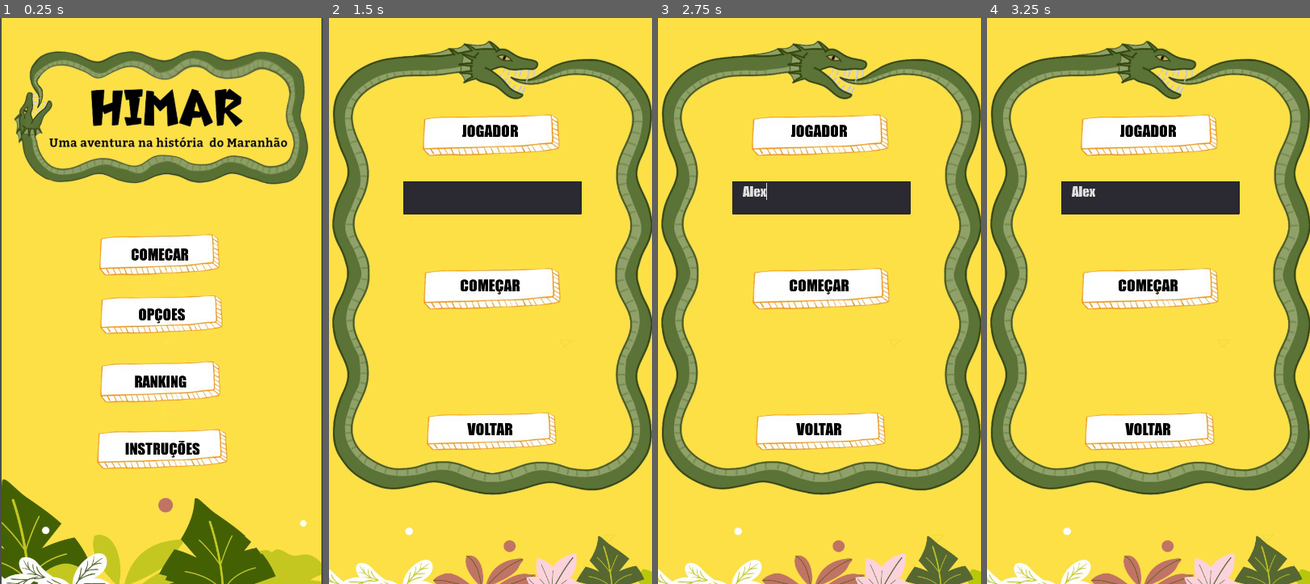
Above: before the commit, frames 1-4 (left to right).
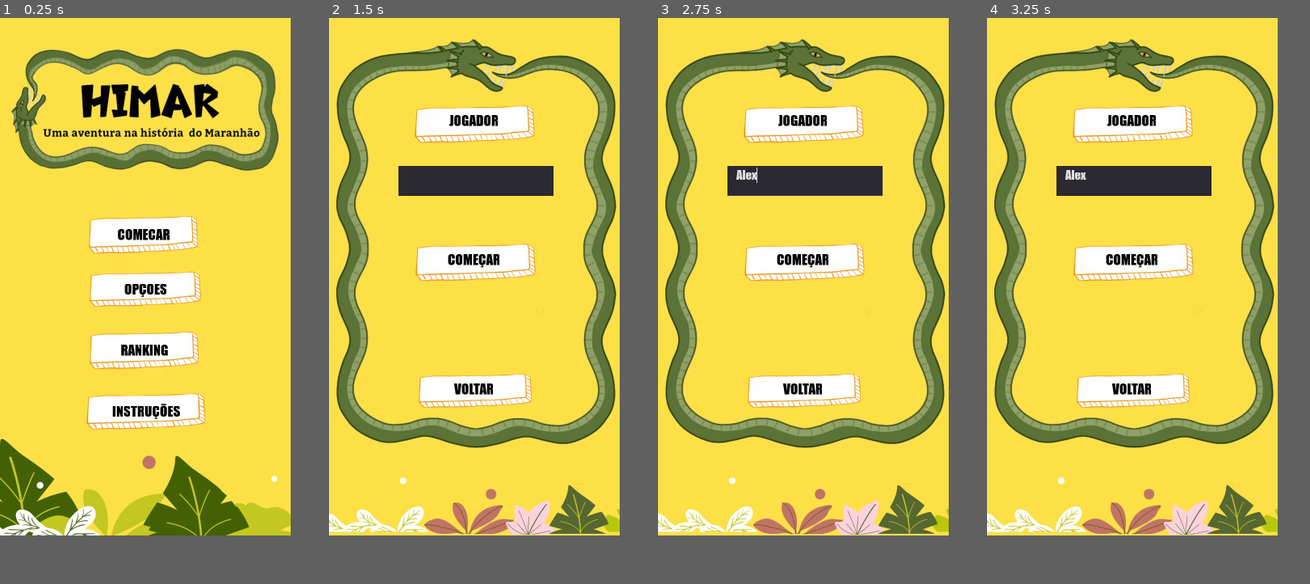
Above: after the commit, the same moments.

Repository: hpatryck/Jogo-HIMAR
Game: Godot game, scene res://Cenas/menu.tscn
Same seed, same stepped clock (60 frames per second), same inputs: the game is played once before the commit and once after it.
Inputs (mouse positions are in pixels of both pictures, inside the frame that each line leads up to):
- Up to frame 1 (0.25 s): no input
- Up to frame 2 (1.5 s): click (490, 255) at 0.5 s; click (490, 159) at 1.25 s
- Up to frame 3 (2.75 s): click (822, 199) at 2.02 s; type "Alex" at 2.1 s
- Up to frame 4 (3.25 s): click (1148, 136) at 2.75 s
In our replay, the window is 400x700 before the commit and 360x640 after it. These sizes can differ from the game's own. Grey fills any space a smaller window leaves; there, only what the larger window draws over its background counts as a difference.

The runs differ from the first frame. In frame 1, 41% of the frame differs, in the area x 0-100%, y 0-100%; in frame 2, 42%; in frame 3, 42%, in the area x 0-100%, y 3-100%; in frame 4, 42%.

Commit message:
Mudei o tamanho da tela e coloquei os botões

Diff:
--- a/Cenas/Cazumbar.tscn
+++ b/Cenas/Cazumbar.tscn
@@ -1,73 +1,130 @@
-[gd_scene load_steps=3 format=2]
+[gd_scene load_steps=12 format=2]
 
 [ext_resource path="res://Materiais/Imagens/Cazumbar.png" type="Texture" id=1]
 [ext_resource path="res://Cenas/CazumbarSc.gd" type="Script" id=2]
+[ext_resource path="res://Materiais/Botões/botãoAoClicar.png" type="Texture" id=3]
+[ext_resource path="res://Materiais/Botões/BotaoClique.png" type="Texture" id=4]
+[ext_resource path="res://Materiais/Botões/botão.png" type="Texture" id=5]
+[ext_resource path="res://Materiais/fonts/BRITANIC.TTF" type="DynamicFontData" id=6]
+
+[sub_resource type="DynamicFont" id=5]
+size = 35
+font_data = ExtResource( 6 )
+
+[sub_resource type="DynamicFont" id=1]
+size = 30
+font_data = ExtResource( 6 )
+
+[sub_resource type="DynamicFont" id=2]
+size = 35
+font_data = ExtResource( 6 )
+
+[sub_resource type="DynamicFont" id=3]
+size = 35
+font_data = ExtResource( 6 )
+
+[sub_resource type="DynamicFont" id=4]
+size = 35
+font_data = ExtResource( 6 )
 
 [node name="Cazumbar" type="Sprite"]
+scale = Vector2( 0.5, 0.5 )
 texture = ExtResource( 1 )
 centered = false
 script = ExtResource( 2 )
 
 [node name="Voltar" type="TextureButton" parent="."]
-margin_left = 8.0
-margin_top = 9.0
-margin_right = 116.0
-margin_bottom = 58.0
+margin_left = 24.0
+margin_top = 10.0
+margin_right = 274.0
+margin_bottom = 115.0
+texture_normal = ExtResource( 5 )
+texture_pressed = ExtResource( 3 )
+texture_hover = ExtResource( 4 )
+expand = true
+
+[node name="Label" type="Label" parent="Voltar"]
+margin_top = 14.0
+margin_right = 244.0
+margin_bottom = 84.0
+custom_fonts/font = SubResource( 5 )
+align = 1
+valign = 1
 
 [node name="Opt1" type="TextureButton" parent="."]
-margin_left = 50.0
-margin_top = 141.0
-margin_right = 159.0
-margin_bottom = 191.0
+margin_left = 90.0
+margin_top = 250.0
+margin_right = 354.0
+margin_bottom = 331.0
+texture_normal = ExtResource( 5 )
+texture_pressed = ExtResource( 3 )
+texture_hover = ExtResource( 4 )
+expand = true
 
-[node name="Opt2" type="TextureButton" parent="."]
-margin_left = 51.0
-margin_top = 214.0
-margin_right = 162.0
-margin_bottom = 268.0
-
-[node name="Opt3" type="TextureButton" parent="."]
-margin_left = 49.0
-margin_top = 290.0
-margin_right = 161.0
-margin_bottom = 343.0
-
-[node name="Opt4" type="TextureButton" parent="."]
-margin_left = 48.0
-margin_top = 359.0
-margin_right = 161.0
-margin_bottom = 410.0
-
-[node name="Label" type="Label" parent="."]
-margin_left = 63.0
-margin_top = 152.0
-margin_right = 148.0
-margin_bottom = 182.0
+[node name="Label" type="Label" parent="Opt1"]
+margin_left = 2.0
+margin_top = 4.0
+margin_right = 246.0
+margin_bottom = 62.0
+custom_fonts/font = SubResource( 1 )
 text = "Arroz"
 align = 1
 valign = 1
 
-[node name="Label2" type="Label" parent="."]
-margin_left = 59.0
-margin_top = 223.0
-margin_right = 156.0
-margin_bottom = 256.0
+[node name="Opt2" type="TextureButton" parent="."]
+margin_left = 90.0
+margin_top = 390.0
+margin_right = 356.0
+margin_bottom = 482.0
+texture_normal = ExtResource( 5 )
+texture_pressed = ExtResource( 3 )
+texture_hover = ExtResource( 4 )
+expand = true
+
+[node name="Label2" type="Label" parent="Opt2"]
+margin_left = 4.0
+margin_top = 8.0
+margin_right = 252.0
+margin_bottom = 68.0
+custom_fonts/font = SubResource( 2 )
 align = 1
 valign = 1
 
-[node name="Label3" type="Label" parent="."]
-margin_left = 58.0
-margin_top = 300.0
-margin_right = 156.0
-margin_bottom = 333.0
+[node name="Opt3" type="TextureButton" parent="."]
+margin_left = 90.0
+margin_top = 516.0
+margin_right = 360.0
+margin_bottom = 604.0
+texture_normal = ExtResource( 5 )
+texture_pressed = ExtResource( 3 )
+texture_hover = ExtResource( 4 )
+expand = true
+
+[node name="Label3" type="Label" parent="Opt3"]
+margin_left = 2.0
+margin_top = 10.0
+margin_right = 252.0
+margin_bottom = 68.0
+custom_fonts/font = SubResource( 3 )
 align = 1
 valign = 1
 
-[node name="Label4" type="Label" parent="."]
-margin_left = 57.0
-margin_top = 370.0
-margin_right = 155.0
-margin_bottom = 405.0
+[node name="Opt4" type="TextureButton" parent="."]
+margin_left = 90.0
+margin_top = 648.0
+margin_right = 360.0
+margin_bottom = 739.0
+texture_normal = ExtResource( 5 )
+texture_pressed = ExtResource( 3 )
+texture_hover = ExtResource( 4 )
+expand = true
+
+[node name="Label4" type="Label" parent="Opt4"]
+margin_left = 6.0
+margin_top = 10.0
+margin_right = 256.0
+margin_bottom = 64.0
+custom_fonts/font = SubResource( 4 )
 align = 1
 valign = 1
 
--- a/Cenas/CazumbarSc.gd
+++ b/Cenas/CazumbarSc.gd
@@ -15,12 +15,14 @@
 	current = file.get_as_text().split(":")[1].split(";")[0]
 	print(current)
 	var cor = Color(0, 0, 0, 1)
-	$Label.modulate = cor
-	$Label2.modulate = cor
-	$Label3.modulate = cor
-	$Label.text = (path[current][0])
-	$Label2.text = (path[current][1])
-	$Label3.text = (path[current][2])
+	$Voltar/Label.text = "Voltar"
+	$Voltar/Label.modulate = cor
+	$Opt1/Label.modulate = cor
+	$Opt2/Label2.modulate = cor
+	$Opt3/Label3.modulate = cor
+	$Opt1/Label.text = (path[current][0])
+	$Opt2/Label2.text = (path[current][1])
+	$Opt3/Label3.text = (path[current][2])
 
 
 func saveCurrent(current):
--- a/Scripts/instrucoes.gd
+++ b/Cenas/Controlvideo.gd
@@ -1,10 +1,8 @@
-extends Sprite
-
+extends Control
 
 func _ready():
-	pass
+	pass # Replace with function body.
 
-
-func _on_TextureButton_pressed():
+func _on_Timer_timeout():
 	get_tree().change_scene("res://Cenas/menu.tscn"  )
 	pass # Replace with function body.
--- /dev/null
+++ b/Cenas/Controlvideo.tscn
@@ -0,0 +1,20 @@
+[gd_scene load_steps=3 format=2]
+
+[ext_resource path="res://Materiais/Videos/WhatsApp Video 2022-03-22 at 11.32.25 (video-converter.com) (1).webm" type="VideoStream" id=1]
+[ext_resource path="res://Cenas/Controlvideo.gd" type="Script" id=2]
+
+[node name="Control" type="Control"]
+anchor_right = 1.0
+anchor_bottom = 1.0
+script = ExtResource( 2 )
+
+[node name="Timer" type="Timer" parent="."]
+autostart = true
+
+[node name="VideoPlayer" type="VideoPlayer" parent="."]
+margin_right = 398.0
+margin_bottom = 701.0
+stream = ExtResource( 1 )
+autoplay = true
+
+[connection signal="timeout" from="Timer" to="." method="_on_Timer_timeout"]
--- a/Cenas/Dicas.gd
+++ b/Cenas/Dicas.gd
@@ -1,15 +1,16 @@
 extends Node2D
 
 func _ready():
-	#$Label.rect_position = Vector2(-79,160)
-	$tela_fundo.position = Vector2(30,12)
-	$tela_fundo.scale = Vector2(0.8,0.8)
-	$cazumbar/Label.text = "CAZUMBAR"
-	$voltar/Label.text = "VOLTAR"
-	$cazumbar/Label.modulate = Color(0,0,0,1)
-	$voltar/Label.modulate = Color(0,0,0,1)
-	$tela_fundo.position= Vector2(0,0)
-	$tela_fundo.scale= Vector2(1.2,1.2)
+
+	$tela_fundo/cazumbar.rect_position = Vector2(-300,-600)
+	$tela_fundo/cazumbar/Label.modulate = Color(0,0,0,1)
+	$tela_fundo/cazumbar/Label.text = "CAZUMBAR"
+
+	$tela_fundo/voltar.rect_position = Vector2(50,-600)
+	$tela_fundo/Label.rect_position= Vector2(-270,90)
+	$tela_fundo/voltar/Label.text = "VOLTAR"
+
+	$tela_fundo/voltar/Label.modulate = Color(0,0,0,1)
 
 func _on_cazumbar_pressed():
 
@@ -18,7 +19,8 @@
 
 
 func _on_voltar_pressed():
-	get_tree().change_scene( "res://Cenas/Epoca.tscn" )
+	get_tree().change_scene( "res://Cenas/Epoca.tscn")
 	pass # Replace with function body.
+
 func _process(delta):
 	pass
--- a/Cenas/Epoca.gd
+++ b/Cenas/Epoca.gd
@@ -3,31 +3,31 @@
 onready var timer := $Timer as Timer
 
 const mapa ={
-	"0": ["res://Materiais/Imagens/mapa/imagem1.png", ],
+	"0": ["res://Materiais/Imagens/mapa/tela_grajau.jpg" ],
 	"1928": ["res://Materiais/Imagens/mapa/imagem2.png"],
 	"1950": ["res://Materiais/Imagens/mapa/imagem3.png"],
 	"1988": ["res://Materiais/Imagens/mapa/imagem4.png"],
 	"1900": ["res://Materiais/Imagens/mapa/imagem5.png"],
 	}
 const botao ={
-	"0": [Vector2(70,150), Vector2(240,300),Vector2(170,470)],
-	"1928":[Vector2(240,170), Vector2(50,240),Vector2(200,430)],
-	"1950":[Vector2(200,100), Vector2(45,180),Vector2(230,450)],
-	"1988":[Vector2(80,200),Vector2(230,280),Vector2(40,412)],
-	"1900":[Vector2(160,125),Vector2(15,235),Vector2(158,437)]
+	"0": [Vector2(200,300), Vector2(420,600),Vector2(45,800)],
+	"1928":[Vector2(470,325), Vector2(92,434),Vector2(340,780)],
+	"1950":[Vector2(440,230), Vector2(92,365),Vector2(425,820)],
+	"1988":[Vector2(200,315),Vector2(470,480),Vector2(92,750)],
+	"1900":[Vector2(322,176),Vector2(65,410),Vector2(290,730)]
 }
 
 const size_b = {
-	"0": [ Vector2(125,90),Vector2(100,140),Vector2(100,140)],
-	"1928": [Vector2(140,150),Vector2(140,150),Vector2(140,150)],
-	"1950" : [Vector2(130,100),Vector2(70,220),Vector2(130,100)],
-	"1988": [Vector2(110,160),Vector2(110,130),Vector2(110,130)],
-	"1900": [Vector2(110,110),Vector2(110,110),Vector2(160,90)]
+	"0": [ Vector2(190,260),Vector2(265,175),Vector2(270,190)],
+	"1928": [Vector2(188,260),Vector2(270,280),Vector2(265,210)],
+	"1950" : [Vector2(190,260),Vector2(270,280),Vector2(260,210)],
+	"1988": [Vector2(188,280),Vector2(188,260),Vector2(260,210)],
+	"1900": [Vector2(188,282),Vector2(188,260),Vector2(262,210)]
 }
 
 const telaf ={
 	"0": [
-	"res://Materiais/Imagens/cenario_dica/tela1d1.png",
+	"res://Materiais/Imagens/dica_1.jpeg",
 	"res://Materiais/Imagens/cenario_dica/tela1d2.png",
 	"res://Materiais/Imagens/cenario_dica/tela1d3.png"
 	],
@@ -66,20 +66,31 @@
 ]
 
 onready var tela = $tela_dica/tela_fundo
-onready var pers = $tela_dica/personagem
-onready var dica = $tela_dica/Label
+onready var pers = $tela_dica/tela_fundo/personagem
+onready var dica = $tela_dica/tela_fundo/Label
 var op = 0
 var ep =0
 
 func _ready():
+	$tela_dica/tela_fundo.position = Vector2(360,625)
+	$tela_dica/tela_fundo.scale = Vector2(1,1)
 
 	timer.start()
-	$Label.modulate = Color(0, 0, 0, 1)
-	$Label2.modulate = Color(0, 0, 0, 1)
+	$Cazumbar.rect_size= Vector2(300,90)
+	$Cazumbar.rect_position= Vector2(60,40)
+	$Cazumbar/Label.modulate = Color(0, 0, 0, 1)
+	$Cazumbar/Label.text = "Cazumbar"
+
+	$Voltar.rect_size= Vector2(300,90)
+	$Voltar.rect_position= Vector2(400,40)
+	$Voltar/Label2.modulate = Color(0, 0, 0, 1)
+	$Voltar/Label2.text = "Voltar"
+
+	$Label3.rect_position= Vector2(60,200)
 	$Label3.modulate = Color(0, 0, 0, 1)
-	$Label.text = "Cazumbar"
-	$Label2.text = "Voltar"
-	$tela_dica/Label.modulate = Color(0, 0, 0, 3)
+
+
+	$tela_dica/tela_fundo/Label.modulate = Color(0, 0, 0, 3)
 	var file = File.new()
 	file.open("res://Player.txt", File.READ)
 	$Label3.text = "Estamos em " + file.get_as_text().split(":")[1].split(";")[0]
@@ -102,6 +113,7 @@
 #var centro = false
 
 func _process(delta):
+
 	if move:
 		if b1:
 			$player.move_and_collide($player.position.direction_to(d1())*3)
@@ -147,7 +159,6 @@
 
 
 func _on_Dica2_pressed():
-	#centro = true
 	op = 1
 	b2 = true
 	d2()
@@ -167,7 +178,7 @@
 
 func _on_Timer_timeout():
 	$Timer.wait_time = 0.1
-	$tela_dica/Label.visible_characters = $tela_dica/Label.visible_characters+3
+	$tela_dica/tela_fundo/Label.visible_characters = $tela_dica/tela_fundo/Label.visible_characters+3
 
 func _on_Button_pressed():
 	get_tree().change_scene( "res://Cenas/grajau0-2.tscn")
@@ -182,5 +193,4 @@
 func mostrar_dica():
 	$tela_dica.visible = is_visible_in_tree()
 	tela.texture = load(telaf[ep][op])
-	#pers.texture = load(personagem[op])
 	dica.text = texto[op]
--- a/Cenas/Epoca.tscn
+++ b/Cenas/Epoca.tscn
@@ -1,73 +1,105 @@
-[gd_scene load_steps=7 format=2]
+[gd_scene load_steps=14 format=2]
 
 [ext_resource path="res://Materiais/Imagens/mapa/imagem5.png" type="Texture" id=1]
 [ext_resource path="res://Cenas/Epoca.gd" type="Script" id=2]
 [ext_resource path="res://Cenas/grajau0-1.tscn" type="PackedScene" id=3]
 [ext_resource path="res://Cenas/player.tscn" type="PackedScene" id=4]
 [ext_resource path="res://Cenas/direcao.tscn" type="PackedScene" id=5]
+[ext_resource path="res://Materiais/Botões/botãoAoClicar.png" type="Texture" id=6]
+[ext_resource path="res://Materiais/Botões/BotaoClique.png" type="Texture" id=7]
+[ext_resource path="res://Materiais/Botões/botão.png" type="Texture" id=8]
+[ext_resource path="res://Materiais/fonts/BRITANIC.TTF" type="DynamicFontData" id=10]
+
+[sub_resource type="DynamicFont" id=2]
+size = 35
+font_data = ExtResource( 10 )
+
+[sub_resource type="DynamicFont" id=3]
+size = 35
+font_data = ExtResource( 10 )
+
+[sub_resource type="DynamicFont" id=4]
+size = 40
+font_data = ExtResource( 10 )
 
 [sub_resource type="CircleShape2D" id=1]
 radius = 23.0868
 
 [node name="Epocas" type="Sprite"]
+position = Vector2( 1, 1 )
+scale = Vector2( 0.5, 0.5 )
 texture = ExtResource( 1 )
 centered = false
 script = ExtResource( 2 )
 
-[node name="Label" type="Label" parent="."]
-margin_left = 30.0
-margin_top = 21.0
-margin_right = 145.0
-margin_bottom = 49.0
+[node name="Dica1" type="TextureButton" parent="."]
+margin_left = 322.0
+margin_top = 176.0
+margin_right = 510.0
+margin_bottom = 458.0
+expand = true
+
+[node name="Dica2" type="TextureButton" parent="."]
+margin_left = 66.0
+margin_top = 410.0
+margin_right = 254.0
+margin_bottom = 669.0
+expand = true
+
+[node name="Dica3" type="TextureButton" parent="."]
+margin_left = 290.0
+margin_top = 794.0
+margin_right = 552.0
+margin_bottom = 1002.0
+expand = true
+
+[node name="Cazumbar" type="TextureButton" parent="."]
+margin_left = 134.0
+margin_top = 24.0
+margin_right = 294.0
+margin_bottom = 74.0
+texture_normal = ExtResource( 8 )
+texture_pressed = ExtResource( 6 )
+texture_hover = ExtResource( 7 )
+expand = true
+
+[node name="Label" type="Label" parent="Cazumbar"]
+margin_left = 26.0
+margin_top = 10.0
+margin_right = 146.0
+margin_bottom = 48.0
+custom_fonts/font = SubResource( 2 )
 align = 1
 valign = 1
 __meta__ = {
 "_editor_description_": ""
 }
 
-[node name="Label2" type="Label" parent="."]
-margin_left = 232.0
+[node name="Voltar" type="TextureButton" parent="."]
+margin_left = 440.0
 margin_top = 24.0
-margin_right = 370.0
-margin_bottom = 52.0
+margin_right = 592.0
+margin_bottom = 75.0
+texture_normal = ExtResource( 8 )
+texture_pressed = ExtResource( 6 )
+texture_hover = ExtResource( 7 )
+expand = true
+
+[node name="Label2" type="Label" parent="Voltar"]
+margin_left = 20.0
+margin_top = 12.0
+margin_right = 146.0
+margin_bottom = 48.0
+custom_fonts/font = SubResource( 3 )
 align = 1
 valign = 1
 
-[node name="Dica1" type="TextureButton" parent="."]
-margin_left = 179.0
-margin_top = 451.0
-margin_right = 345.0
-margin_bottom = 536.0
-
-[node name="Dica2" type="TextureButton" parent="."]
-margin_left = 44.0
-margin_top = 237.0
-margin_right = 183.0
-margin_bottom = 352.0
-
-[node name="Dica3" type="TextureButton" parent="."]
-margin_left = 55.0
-margin_top = 213.0
-margin_right = 205.0
-margin_bottom = 346.0
-
-[node name="Cazumbar" type="TextureButton" parent="."]
-margin_left = 24.0
-margin_top = 11.0
-margin_right = 150.0
-margin_bottom = 58.0
-
-[node name="Voltar" type="TextureButton" parent="."]
-margin_left = 224.0
-margin_top = 11.0
-margin_right = 376.0
-margin_bottom = 62.0
-
 [node name="Label3" type="Label" parent="."]
-margin_left = 85.0
-margin_top = 103.0
-margin_right = 309.0
-margin_bottom = 149.0
+margin_left = 46.0
+margin_top = 160.0
+margin_right = 270.0
+margin_bottom = 206.0
+custom_fonts/font = SubResource( 4 )
 
 [node name="Timer" type="Timer" parent="."]
 
@@ -81,10 +113,10 @@
 visible = false
 
 [node name="player" parent="." instance=ExtResource( 4 )]
-position = Vector2( 75, 556 )
+position = Vector2( 128, 1028 )
 
 [node name="direcao" parent="." instance=ExtResource( 5 )]
-position = Vector2( 66, 108 )
+position = Vector2( 214, 152 )
 scale = Vector2( 2, 2 )
 
 [connection signal="pressed" from="Dica1" to="." method="_on_Dica1_pressed"]
--- /dev/null
+++ b/Cenas/Video.tscn
@@ -0,0 +1,11 @@
+[gd_scene load_steps=2 format=2]
+
+[ext_resource path="res://Materiais/Videos/WhatsApp Video 2022-03-22 at 11.32.25 (video-converter.com) (1).webm" type="VideoStream" id=1]
+
+[node name="VideoPlayer" type="VideoPlayer"]
+margin_right = 409.0
+margin_bottom = 709.0
+stream = ExtResource( 1 )
+autoplay = true
+
+[node name="Timer" type="Timer" parent="."]
--- a/Cenas/comecar.tscn
+++ b/Cenas/comecar.tscn
@@ -13,8 +13,8 @@
 font_data = ExtResource( 1 )
 
 [node name="Sprite" type="Sprite"]
-position = Vector2( 200, 350 )
-scale = Vector2( 0.55, 0.55 )
+position = Vector2( 180, 320 )
+scale = Vector2( 0.5, 0.5 )
 texture = ExtResource( 6 )
 script = ExtResource( 7 )
 
--- a/Cenas/direcao.tscn
+++ b/Cenas/direcao.tscn
@@ -3,6 +3,7 @@
 [sub_resource type="RectangleShape2D" id=1]
 
 [sub_resource type="CircleShape2D" id=2]
+radius = 28.6356
 
 [node name="direcao" type="KinematicBody2D"]
 
@@ -12,5 +13,6 @@
 [node name="Sprite" type="Sprite" parent="shape"]
 
 [node name="centro" type="CollisionShape2D" parent="."]
-position = Vector2( 150, 250 )
+position = Vector2( -6, 10 )
 shape = SubResource( 2 )
+disabled = true
--- a/Cenas/grajau0-1.tscn
+++ b/Cenas/grajau0-1.tscn
@@ -1,51 +1,83 @@
-[gd_scene load_steps=3 format=2]
+[gd_scene load_steps=11 format=2]
 
 [ext_resource path="res://Materiais/Imagens/cenario_dica/tela2d2.png" type="Texture" id=1]
+[ext_resource path="res://Materiais/Botões/BotaoClique.png" type="Texture" id=2]
 [ext_resource path="res://Cenas/Dicas.gd" type="Script" id=3]
+[ext_resource path="res://Materiais/Botões/botão.png" type="Texture" id=4]
+[ext_resource path="res://Materiais/Botões/botãoAoClicar.png" type="Texture" id=5]
+[ext_resource path="res://Materiais/fonts/BRITANIC.TTF" type="DynamicFontData" id=6]
+[ext_resource path="res://Materiais/fonts/COURGETTE-REGULAR.TTF" type="DynamicFontData" id=7]
+
+[sub_resource type="DynamicFont" id=1]
+size = 35
+font_data = ExtResource( 6 )
+
+[sub_resource type="DynamicFont" id=2]
+size = 35
+font_data = ExtResource( 6 )
+
+[sub_resource type="DynamicFont" id=3]
+size = 35
+font_data = ExtResource( 7 )
 
 [node name="tela_dica" type="Node2D"]
-position = Vector2( 172, 336 )
 script = ExtResource( 3 )
 
 [node name="tela_fundo" type="Sprite" parent="."]
-position = Vector2( 30, 12 )
+position = Vector2( 184, 320 )
+scale = Vector2( 0.5, 0.5 )
 texture = ExtResource( 1 )
 
-[node name="personagem" type="Sprite" parent="."]
-position = Vector2( -3.00002, -134.813 )
-scale = Vector2( 0.256917, 0.17957 )
+[node name="personagem" type="Sprite" parent="tela_fundo"]
 
-[node name="cazumbar" type="TextureButton" parent="."]
-margin_left = 71.0
-margin_top = -322.0
-margin_right = 185.0
-margin_bottom = -275.0
+[node name="cazumbar" type="TextureButton" parent="tela_fundo"]
+margin_left = -294.0
+margin_top = -572.0
+margin_right = -44.0001
+margin_bottom = -472.0
+texture_normal = ExtResource( 4 )
+texture_pressed = ExtResource( 5 )
+texture_hover = ExtResource( 2 )
+expand = true
 
-[node name="Label" type="Label" parent="cazumbar"]
-margin_left = 18.0
-margin_top = 2.0
-margin_right = 93.0
-margin_bottom = 25.0
+[node name="Label" type="Label" parent="tela_fundo/cazumbar"]
+margin_left = 2.0
+margin_top = 8.0
+margin_right = 236.0
+margin_bottom = 84.0
+custom_fonts/font = SubResource( 1 )
+align = 1
+valign = 1
 
-[node name="voltar" type="TextureButton" parent="."]
-margin_left = -121.0
-margin_top = -325.0
-margin_right = -11.0
-margin_bottom = -282.0
+[node name="voltar" type="TextureButton" parent="tela_fundo"]
+margin_left = 31.9999
+margin_top = -588.0
+margin_right = 282.0
+margin_bottom = -488.0
+texture_normal = ExtResource( 4 )
+texture_pressed = ExtResource( 5 )
+texture_hover = ExtResource( 2 )
+expand = true
 
-[node name="Label" type="Label" parent="voltar"]
-margin_left = 26.0
-margin_top = 12.0
-margin_right = 102.0
-margin_bottom = 40.0
+[node name="Label" type="Label" parent="tela_fundo/voltar"]
+margin_left = 2.0
+margin_top = 10.0
+margin_right = 246.0
+margin_bottom = 86.0
+custom_fonts/font = SubResource( 2 )
+align = 1
+valign = 1
 
-[node name="Label" type="Label" parent="."]
-margin_left = -81.0
-margin_top = 58.0
-margin_right = 137.0
-margin_bottom = 178.0
+[node name="Label" type="Label" parent="tela_fundo"]
+margin_left = -270.0
+margin_top = 90.0
+margin_right = 278.0
+margin_bottom = 306.0
+custom_fonts/font = SubResource( 3 )
+align = 1
+valign = 1
 autowrap = true
 clip_text = true
 
-[connection signal="pressed" from="cazumbar" to="." method="_on_cazumbar_pressed"]
-[connection signal="pressed" from="voltar" to="." method="_on_voltar_pressed"]
+[connection signal="pressed" from="tela_fundo/cazumbar" to="." method="_on_cazumbar_pressed"]
+[connection signal="pressed" from="tela_fundo/voltar" to="." method="_on_voltar_pressed"]
--- a/Cenas/grajau0-2.tscn
+++ b/Cenas/grajau0-2.tscn
@@ -5,7 +5,6 @@
 [ext_resource path="res://Cenas/Dicas.gd" type="Script" id=3]
 
 [node name="Dica1" type="Sprite"]
-scale = Vector2( 0.555, 0.546 )
 texture = ExtResource( 1 )
 centered = false
 script = ExtResource( 3 )
--- a/Cenas/instrucoes.tscn
+++ b/Cenas/instrucoes.tscn
@@ -19,8 +19,8 @@
 font_data = ExtResource( 1 )
 
 [node name="instrucoes" type="Sprite"]
-position = Vector2( 204, 349.5 )
-scale = Vector2( 0.552778, 0.550781 )
+position = Vector2( 180, 320 )
+scale = Vector2( 0.5, 0.5 )
 texture = ExtResource( 6 )
 script = ExtResource( 7 )
 
--- a/Cenas/menu.tscn
+++ b/Cenas/menu.tscn
@@ -28,8 +28,8 @@
 font_data = ExtResource( 7 )
 
 [node name="Sprite" type="Sprite"]
-position = Vector2( 200, 350 )
-scale = Vector2( 0.55, 0.55 )
+position = Vector2( 180, 320 )
+scale = Vector2( 0.5, 0.5 )
 texture = ExtResource( 1 )
 script = ExtResource( 2 )
 
--- a/Cenas/novojogo.tscn
+++ b/Cenas/novojogo.tscn
@@ -18,8 +18,8 @@
 font_data = ExtResource( 6 )
 
 [node name="Sprite" type="Sprite"]
-position = Vector2( 200, 354.5 )
-scale = Vector2( 0.572222, 0.555469 )
+position = Vector2( 180, 320 )
+scale = Vector2( 0.5, 0.5 )
 texture = ExtResource( 4 )
 script = ExtResource( 7 )
 
--- a/Cenas/opcoes.tscn
+++ b/Cenas/opcoes.tscn
@@ -13,8 +13,8 @@
 font_data = ExtResource( 1 )
 
 [node name="opcoes" type="Sprite"]
-position = Vector2( 201.5, 356.5 )
-scale = Vector2( 0.556944, 0.555469 )
+position = Vector2( 180, 320 )
+scale = Vector2( 0.5, 0.5 )
 texture = ExtResource( 6 )
 script = ExtResource( 7 )
 
--- a/Cenas/player.tscn
+++ b/Cenas/player.tscn
@@ -59,13 +59,12 @@
 height = 116.0
 
 [node name="player" type="KinematicBody2D"]
-scale = Vector2( 0.5, 0.5 )
 
 [node name="anim" type="AnimatedSprite" parent="."]
 scale = Vector2( 0.5, 0.5 )
 frames = SubResource( 1 )
 animation = "parado"
-frame = 18
+frame = 13
 playing = true
 flip_h = true
 
--- a/Cenas/ranking.tscn
+++ b/Cenas/ranking.tscn
@@ -4,8 +4,8 @@
 [ext_resource path="res://Scripts/ranking.gd" type="Script" id=2]
 
 [node name="ranking" type="Sprite"]
-position = Vector2( 200, 353.5 )
-scale = Vector2( 0.563889, 0.560156 )
+position = Vector2( 180, 320 )
+scale = Vector2( 0.5, 0.5 )
 texture = ExtResource( 1 )
 script = ExtResource( 2 )
 
--- /dev/null
+++ b/Cenas/video2.tscn
@@ -0,0 +1,13 @@
+[gd_scene load_steps=2 format=2]
+
+[ext_resource path="res://Materiais/Videos/WhatsApp Video 2022-03-22 at 11.32.25 (video-converter.com) (1).webm" type="VideoStream" id=1]
+
+[node name="Node2D" type="Node2D"]
+
+[node name="VideoPlayer" type="VideoPlayer" parent="."]
+margin_right = 421.0
+margin_bottom = 709.0
+stream = ExtResource( 1 )
+autoplay = true
+
+[node name="Timer" type="Timer" parent="."]
--- a/Scripts/menu.gd
+++ b/Scripts/menu.gd
@@ -12,8 +12,8 @@
 ]
 
 func _ready():
-	position= Vector2(200,350)
-	scale = Vector2(0.55,0.55)
+	position= Vector2(180,320)
+	scale = Vector2(0.5,0.5)
 	$botao1.rect_position = Vector2(-140,-156)
 	$botao1.rect_size = Vector2(273,104)
 	$Label.rect_position = Vector2(-140,-156)
@@ -38,9 +38,6 @@
 	$Label4.rect_size = Vector2(296,100)
 	$Label4.text = "INSTRUÇÕES"
 
-	#tela.texture = load(telaf[ep][op])
-	#$Label.font_data = load("res://Materiais/fonts/BRITANIC.TTF")
-
 	pass
 
 
--- a/Scripts/novojogo.gd
+++ b/Scripts/novojogo.gd
@@ -3,7 +3,6 @@
 
 func _ready():
 	pass
-
 
 func _on_TextureButton3_pressed():
 	get_tree().change_scene("res://Cenas/Epoca.tscn"  )
--- a/project.godot
+++ b/project.godot
@@ -16,8 +16,8 @@
 
 [display]
 
-window/size/width=400
-window/size/height=700
+window/size/width=360
+window/size/height=640
 
 [physics]
 
Binary file changed: Materiais/Imagens/Cazumbar.png
Binary file removed: Materiais/Imagens/Grajau0.jpeg
Binary file added: Materiais/Imagens/cenario_dica/dica_1.jpeg
Not shown, added: Materiais/Imagens/cenario_dica/dica_1.jpeg.import
Binary file changed: Materiais/Imagens/cenario_dica/tela1d1.png
Binary file changed: Materiais/Imagens/cenario_dica/tela1d2.png
Binary file changed: Materiais/Imagens/cenario_dica/tela1d3.png
Binary file changed: Materiais/Imagens/cenario_dica/tela2d1.png
Binary file changed: Materiais/Imagens/cenario_dica/tela2d2.png
Binary file changed: Materiais/Imagens/cenario_dica/tela2d3.png
Binary file changed: Materiais/Imagens/cenario_dica/tela3d1.png
Binary file changed: Materiais/Imagens/cenario_dica/tela3d2.png
(and 24 more such lines)
